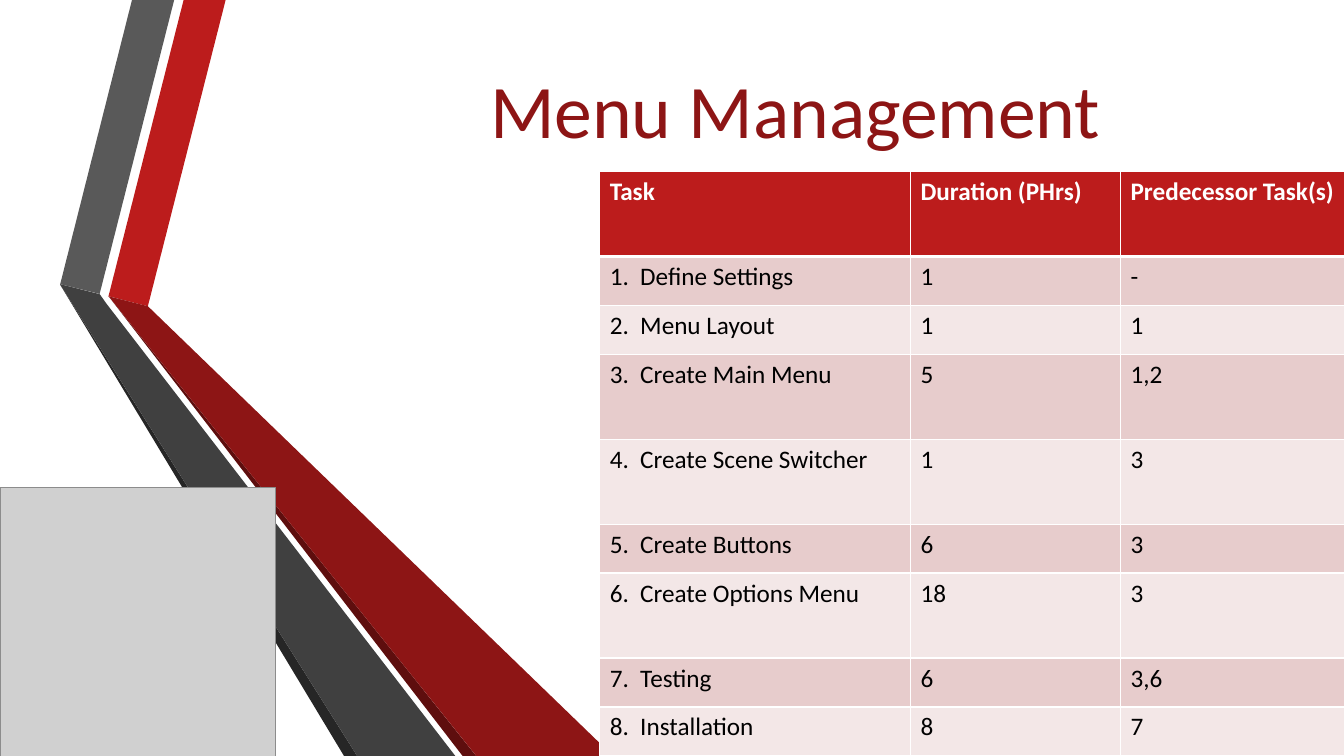
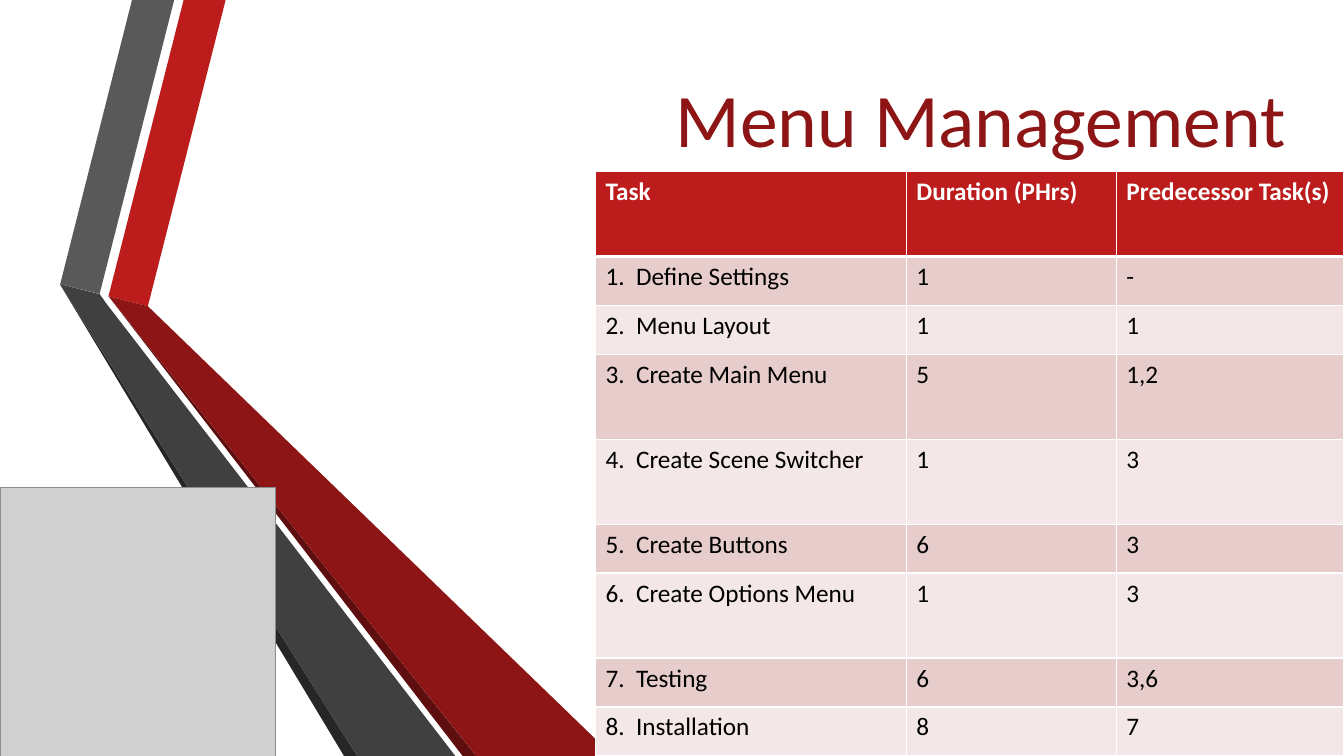
Before and after one commit to Jacob-Friedberg/Maze_Runner, a slide deck: slide 25 of Documents/SA Presentation.pptx (slide 24 before the commit). Drawn at 1344x756 pixels with LibreOffice and Linux fonts; fonts in the diff are those of the drawing; grey boxes stand for pictures; background and template pictures are left out. Boxes give left, top, right and bottom in pixels: in the first picture for what was removed or moved away, otherwise in the second. Text is boxed around its words. In the diff, an @@ line names an element or a change of style, - is before the commit and + after.

```diff
--- a/Documents/SA Presentation.pptx
+++ b/Documents/SA Presentation.pptx
@@ title "Menu Management": place and size @@
-title "Menu Management" at [490,89,1100,151]
+title "Menu Management" at [676,98,1285,160]
@@ table at [596,171,1343,756] @@
-row 7, column 2: 18
+row 7, column 2: 1
@@ table: place and size @@
-table at [600,171,1344,756]
+table at [596,171,1343,756]
```
Also in this commit, not shown: 13 other slides changed, 2 slides added, 1 slide removed, 2 other files.
